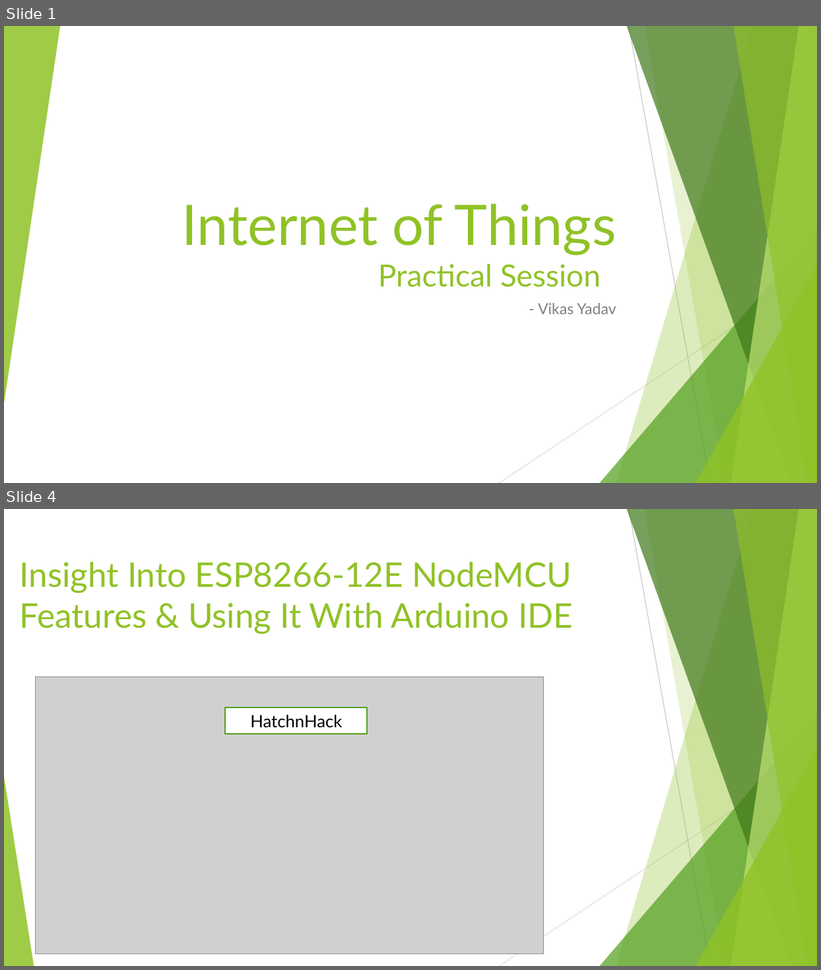
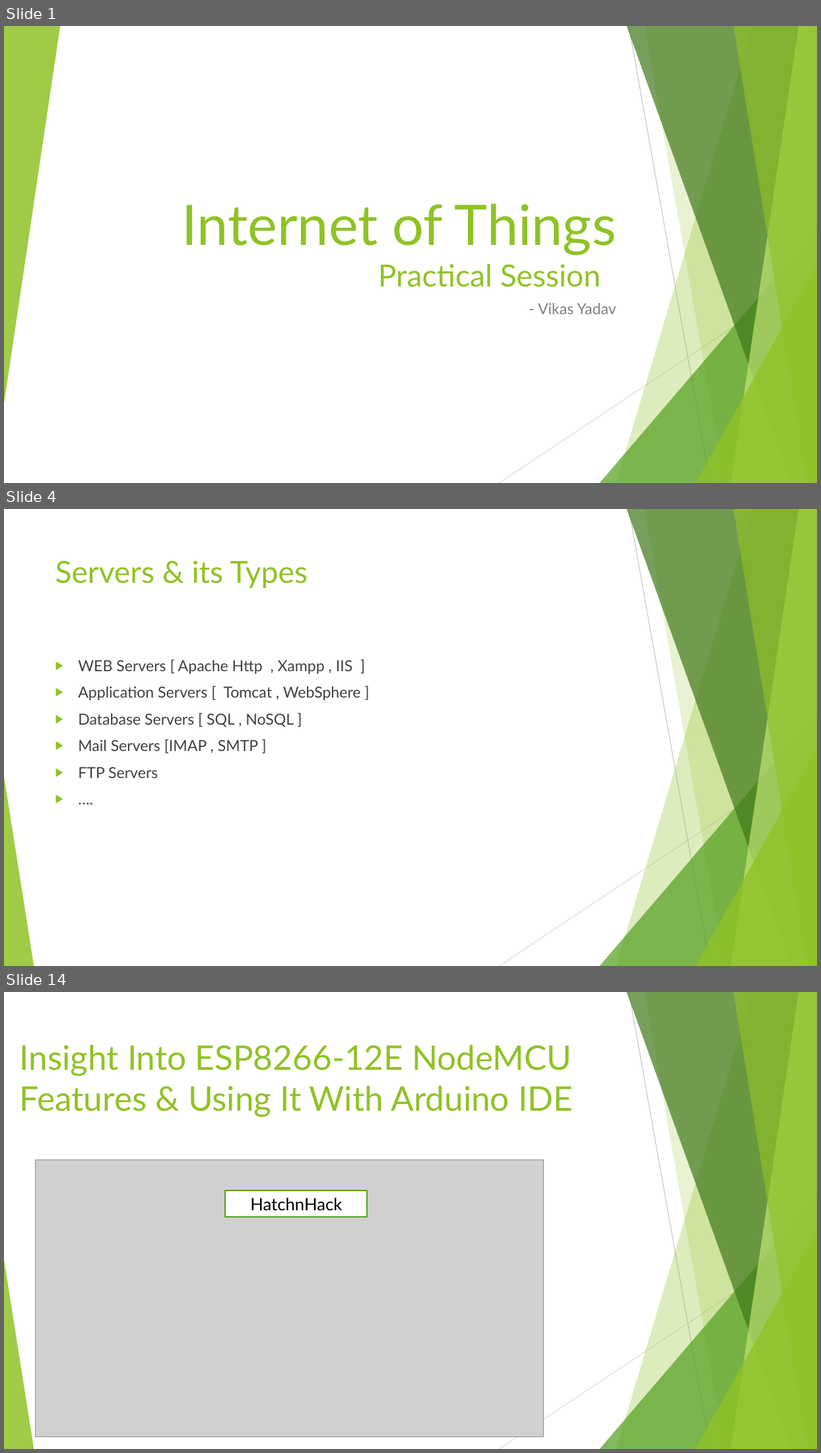
Before and after one commit to vikasyadavnsit/vikasyadavnsit.github.io, a slide deck: Internet of Things.pptx. Shown one above the other, each under a label of ours: slides 1 and 4 before the commit, slides 1, 4 and 14 after it; the slides between them are not shown. The pictures are 821x970 and 821x1453 pixels, drawn with LibreOffice and Linux fonts; fonts in the diff are those of the drawing; grey boxes stand for pictures. Boxes give left, top, right and bottom in pixels: in the first picture for what was removed or moved away, otherwise in the second. Text is boxed around its words. In the diff, an @@ line names an element or a change of style, - is before the commit and + after.

```diff
--- a/Internet of Things.pptx
+++ b/Internet of Things.pptx
@@ slide 4 added at box(4, 509, 817, 966), background #FFFFFF; not listed: 10 template elements that a slide beside it also shows @@
@@ title added at box(55, 560, 308, 588), 36 pt, text #90C226 @@
+Servers & its Types
@@ text added at box(78, 660, 361, 778), 18 pt, text #404040 @@
+▶ WEB Servers [ Apache Http , Xampp , IIS ]
+▶ Application Servers [ Tomcat , WebSphere ]
+▶ Database Servers [ SQL , NoSQL ]
+▶ Mail Servers [IMAP , SMTP ]
+▶ FTP Servers
+▶ ….
@@ what was slide 4 is now slide 14 @@
```
Also in this commit, not shown: 4 slides changed, 15 other slides added.
